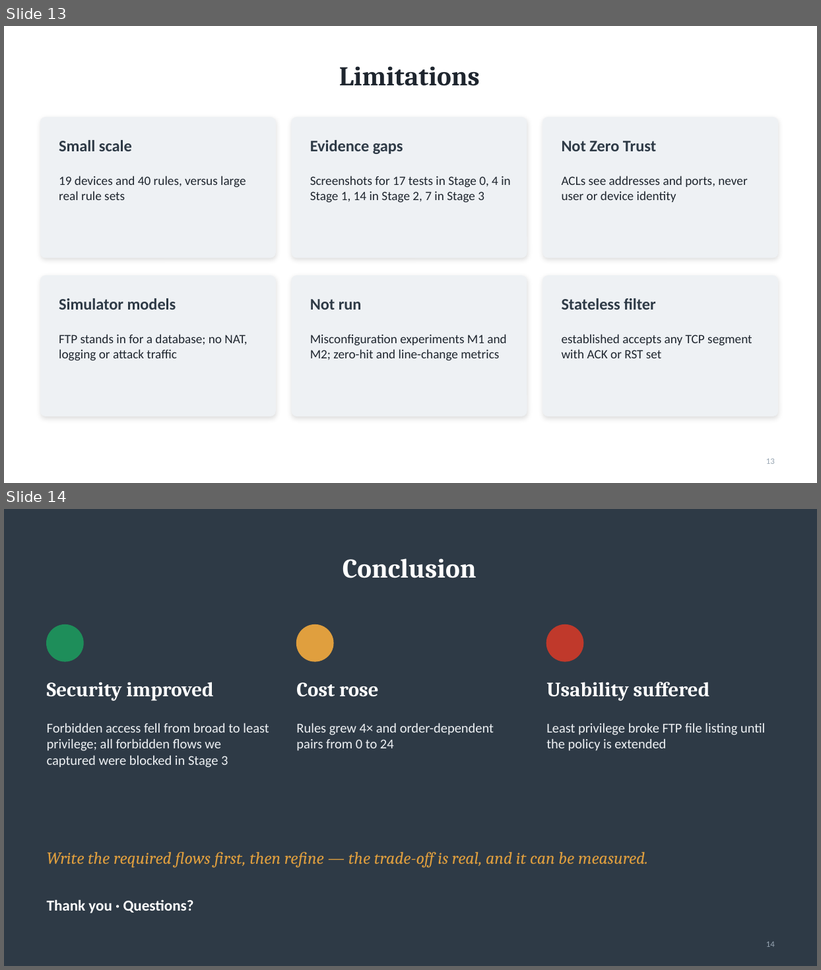
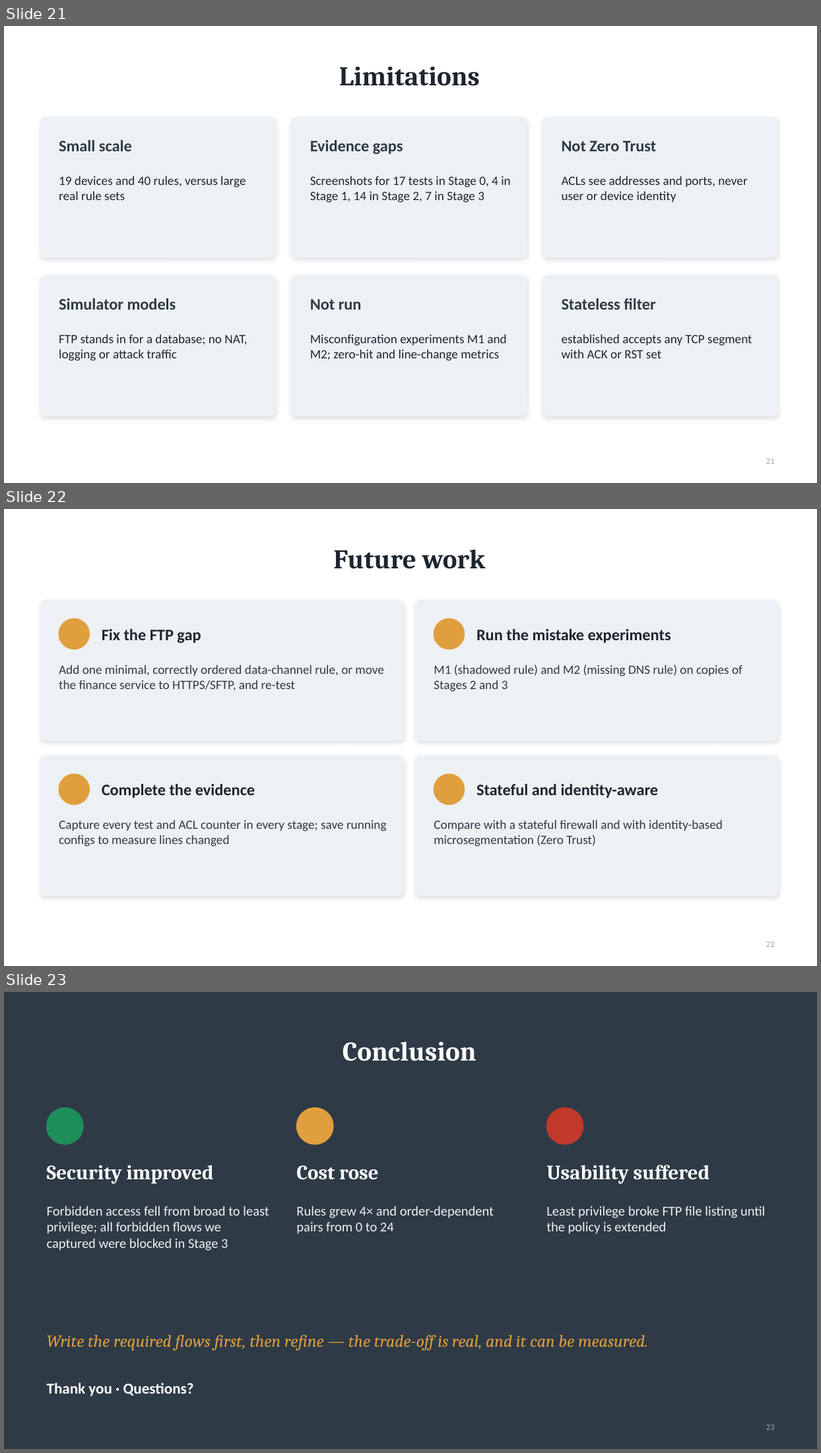
Before and after one commit to darshanpvt007-afk/firewall-policy-complexity-case-study, a slide deck: report/case-study-presentation.pptx. Shown one above the other, each under a label of ours: slides 13 and 14 before the commit, slides 21, 22 and 23 after it. The pictures are 821x970 and 821x1453 pixels, drawn with LibreOffice and Linux fonts; fonts in the diff are those of the drawing. Boxes give left, top, right and bottom in pixels: in the first picture for what was removed or moved away, otherwise in the second. Text is boxed around its words. In the diff, an @@ line names an element or a change of style, - is before the commit and + after.

```diff
--- a/report/case-study-presentation.pptx
+++ b/report/case-study-presentation.pptx
@@ slide 22 added at <box>4,509,817,966</box>, background #FFFFFF @@
@@ title added at <box>333,549,485,569</box>, 32 pt, text #1E252E, bold @@
+Future work
@@ rounded rectangle added at <box>40,601,403,741</box>, fill #EEF1F4, outline #EEF1F4 1 pt @@
@@ rounded rectangle added at <box>416,601,779,741</box>, fill #EEF1F4, outline #EEF1F4 1 pt @@
@@ ellipse added at <box>59,619,89,650</box>, fill #E09F3E, outline #E09F3E 1 pt @@
@@ ellipse added at <box>434,619,465,650</box>, fill #E09F3E, outline #E09F3E 1 pt @@
@@ text added at <box>102,629,201,643</box>, 19 pt, text #1E252E, bold @@
+Fix the FTP gap
@@ text added at <box>477,629,671,643</box>, 19 pt, text #1E252E, bold @@
+Run the mistake experiments
@@ text added at <box>59,665,384,691</box>, 15 pt, text #2E3A46 @@
+Add one minimal, correctly ordered data-channel rule, or move the finance service to HTTPS/SFTP, and re-test
@@ text added at <box>434,665,743,692</box>, 15 pt, text #2E3A46 @@
+M1 (shadowed rule) and M2 (missing DNS rule) on copies of Stages 2 and 3
@@ rounded rectangle added at <box>40,756,403,896</box>, fill #EEF1F4, outline #EEF1F4 1 pt @@
@@ rounded rectangle added at <box>416,756,779,896</box>, fill #EEF1F4, outline #EEF1F4 1 pt @@
@@ ellipse added at <box>59,774,89,805</box>, fill #E09F3E, outline #E09F3E 1 pt @@
@@ text added at <box>102,784,255,798</box>, 19 pt, text #1E252E, bold @@
+Complete the evidence
@@ ellipse added at <box>434,774,465,805</box>, fill #E09F3E, outline #E09F3E 1 pt @@
@@ text added at <box>477,784,659,798</box>, 19 pt, text #1E252E, bold @@
+Stateful and identity-aware
@@ text added at <box>59,820,387,847</box>, 15 pt, text #2E3A46 @@
+Capture every test and ACL counter in every stage; save running configs to measure lines changed
@@ text added at <box>434,820,723,847</box>, 15 pt, text #2E3A46 @@
+Compare with a stateful firewall and with identity-based microsegmentation (Zero Trust)
@@ page number added at <box>766,942,775,947</box>, 10 pt, text #98A6B3 @@
+22
@@ what was slide 13 is now slide 21 @@
@@ page number at <box>766,459,775,464</box>: text changed @@
-13
+21
@@ what was slide 14 is now slide 23 @@
@@ page number at <box>766,1425,775,1430</box>: text changed @@
-14
+23
```
Also in this commit, not shown: 1 slide changed, 9 other slides added, 2 other files.
